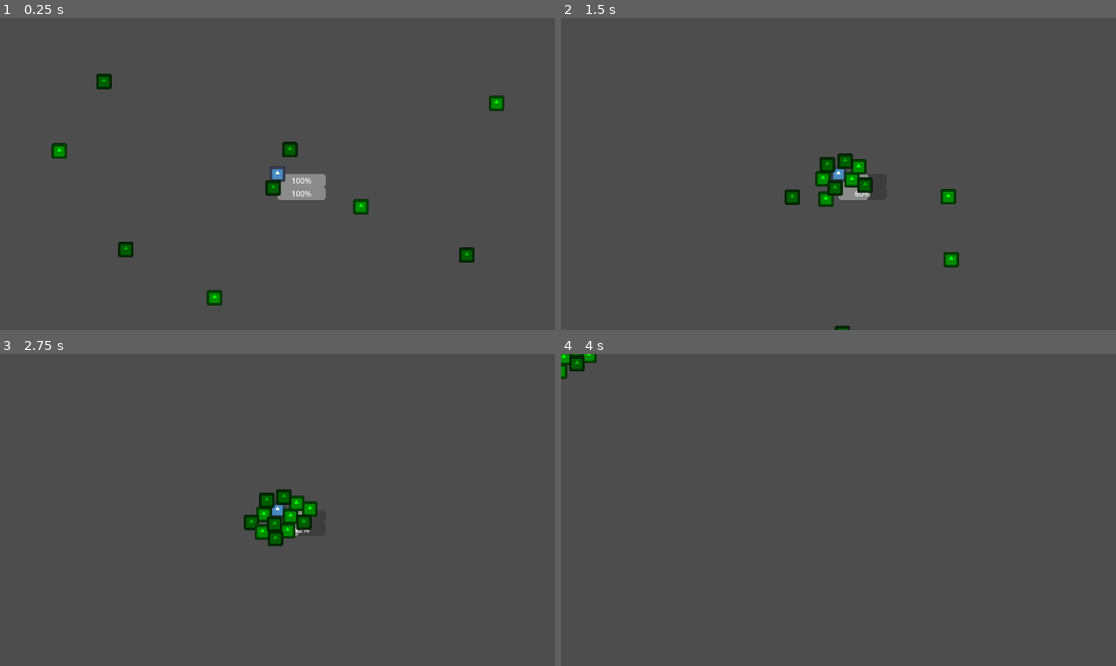
Above: before the commit, frames 1-4 (two rows, left to right).
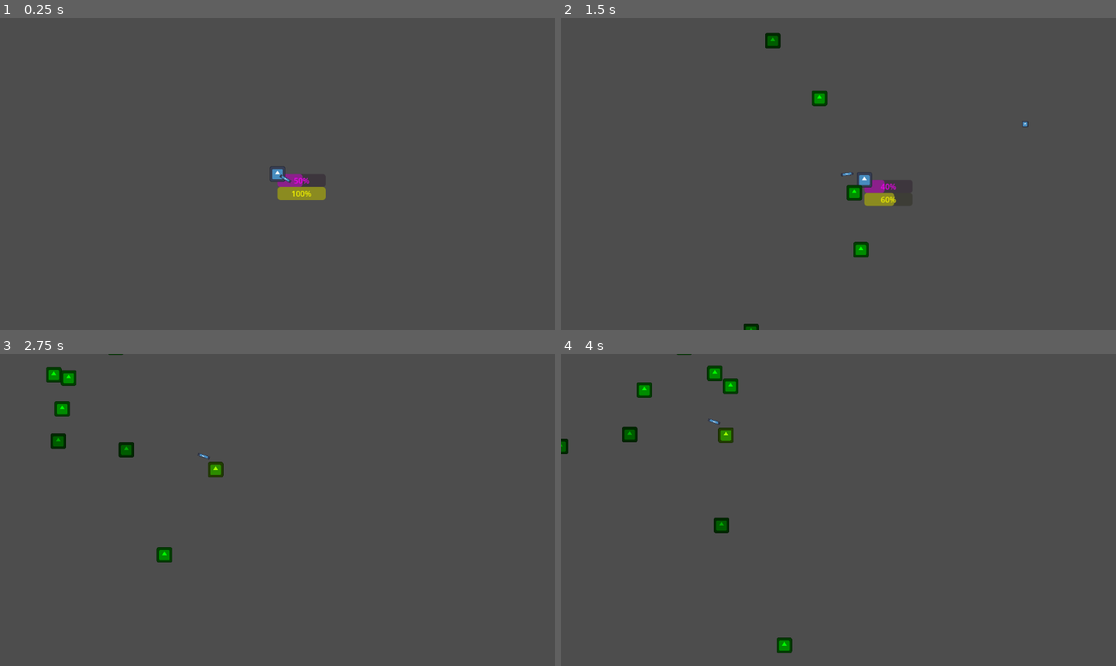
Above: after the commit, the same moments.

Repository: not-malware-exe/cse290r
Game: Godot game, scene res://world.tscn
Two runs of this game, one before a commit and one after it. Both use one fixed random seed, a clock stepped at 60 frames per second and the inputs below. The engine's default icon, where the game draws it, is replaced by a stand-in: a white triangle on a blue panel in a dark square.
Inputs (mouse positions are in pixels of both pictures, inside the frame that each line leads up to):
- Up to frame 1 (0.25 s): no input
- Up to frame 2 (1.5 s): move the mouse to (960, 158) at 0.52 s; hold D (Right) 0.53-1.28 s; tap Shift (Dash) at 0.6, 1.35 s; move the mouse to (727, 189) at 1.27 s; hold S (Down) from 1.28 s (still down)
- Up to frame 3 (2.75 s): move the mouse to (333, 441) at 2.02 s; release S (Down) at 2.03 s; hold D (Right) from 2.03 s (still down); tap Shift (Dash) at 2.1 s
- Up to frame 4 (4 s): move the mouse to (810, 572) at 2.77 s; release D (Right) at 2.78 s; hold W (Up) 2.78-3.53 s; tap Shift (Dash) at 2.85, 3.6 s; move the mouse to (1005, 556) at 3.52 s; hold A (Left) from 3.53 s (still down)

The runs differ from the first frame. In frame 1, 1.9% of the frame differs, in the area x 9-91%, y 17-93%; in frame 2, 2.5%; in frame 3, 2.6%, in the area x 8-58%, y 0-67%; in frame 4, 1.4%.
Error before the commit: Out of bounds get index '0' (on base: 'Array[Node]') (res://states/zombie_ai/zombie_ai.gd:22)

Commit message:
The best pasta ever!

Diff:
--- /dev/null
+++ b/zombie-shooter/Globals.gd
@@ -0,0 +1,2 @@
+extends Node
+var world : Node2D = null
--- /dev/null
+++ b/zombie-shooter/bullet.gd
@@ -0,0 +1,17 @@
+extends Node2D
+class_name Bullet
+
+@export var direction : Vector2 = Vector2.UP
+@export var damage : float =  50
+
+func _process(delta: float) -> void:
+	position += direction * 1000.0 * delta
+
+func _on_area_2d_body_entered(body: Node2D) -> void:
+	queue_free()
+	if body is Character:
+		body.damage(damage)
+
+
+func _on_despawn_timer_timeout() -> void:
+	queue_free()
--- /dev/null
+++ b/zombie-shooter/bullet.tscn
@@ -0,0 +1,28 @@
+[gd_scene load_steps=4 format=3 uid="uid://bnn21o1crhbt2"]
+
+[ext_resource type="Script" uid="uid://ck8olmcvcfhhp" path="res://bullet.gd" id="1_v7oki"]
+[ext_resource type="Texture2D" uid="uid://detrigj2ejk0n" path="res://icon.svg" id="2_v8qja"]
+
+[sub_resource type="CircleShape2D" id="CircleShape2D_v8qja"]
+radius = 5.0
+
+[node name="Bullet" type="Node2D"]
+script = ExtResource("1_v7oki")
+
+[node name="Area2D" type="Area2D" parent="."]
+monitorable = false
+
+[node name="CollisionShape2D" type="CollisionShape2D" parent="Area2D"]
+shape = SubResource("CircleShape2D_v8qja")
+
+[node name="Icon" type="Sprite2D" parent="Area2D"]
+scale = Vector2(0.1, 0.1)
+texture = ExtResource("2_v8qja")
+
+[node name="DespawnTimer" type="Timer" parent="."]
+wait_time = 10.0
+one_shot = true
+autostart = true
+
+[connection signal="body_entered" from="Area2D" to="." method="_on_area_2d_body_entered"]
+[connection signal="timeout" from="DespawnTimer" to="." method="_on_despawn_timer_timeout"]
--- a/zombie-shooter/character_scenes/character.gd
+++ b/zombie-shooter/character_scenes/character.gd
@@ -41,4 +41,4 @@
 	print(health)
 	if health <= 0:
 		queue_free()
-		print("deadaa")
+		print("dead")
--- a/zombie-shooter/character_scenes/player_character.gd
+++ b/zombie-shooter/character_scenes/player_character.gd
@@ -1,6 +1,7 @@
 extends Character
 
 @export var dash_module : DashModule = null
+@export var gun : Gun = null
 
 func _process(delta : float):
 	super(delta)
@@ -8,3 +9,5 @@
 	var direction : Vector2 = Input.get_vector("Left","Right","Up","Down")
 	impulse = acceleration * direction * delta
 	if Input.is_action_just_pressed("Dash"): dash_module.attempt_dash(direction)
+	health += delta / 10.0
+	gun.activate(get_global_mouse_position())
--- a/zombie-shooter/character_scenes/player_character.tscn
+++ b/zombie-shooter/character_scenes/player_character.tscn
@@ -1,17 +1,19 @@
-[gd_scene load_steps=6 format=3 uid="uid://d8jc4oy7yg2l"]
+[gd_scene load_steps=7 format=3 uid="uid://d8jc4oy7yg2l"]
 
 [ext_resource type="Script" uid="uid://dxmk5gooq55et" path="res://character_scenes/player_character.gd" id="1_02ohv"]
 [ext_resource type="Texture2D" uid="uid://detrigj2ejk0n" path="res://icon.svg" id="2_5up26"]
 [ext_resource type="Script" uid="uid://rqtawah201qv" path="res://dash_module.gd" id="3_4akcp"]
 [ext_resource type="PackedScene" uid="uid://dvds5ipt0rlop" path="res://vitality_ui.tscn" id="4_wkojq"]
+[ext_resource type="PackedScene" uid="uid://dg6whae0solwt" path="res://gun.tscn" id="5_w3kg5"]
 
 [sub_resource type="CircleShape2D" id="CircleShape2D_02ohv"]
 radius = 15.0
 
-[node name="PlayerCharacter" type="CharacterBody2D" node_paths=PackedStringArray("dash_module") groups=["Player"]]
+[node name="PlayerCharacter" type="CharacterBody2D" node_paths=PackedStringArray("dash_module", "gun") groups=["Player"]]
 motion_mode = 1
 script = ExtResource("1_02ohv")
 dash_module = NodePath("DashModule")
+gun = NodePath("Gun")
 metadata/_custom_type_script = "uid://cw5ccrtse1g6y"
 
 [node name="CollisionShape2D" type="CollisionShape2D" parent="."]
@@ -33,3 +35,5 @@
 
 [node name="DashTimer" type="Timer" parent="DashModule"]
 wait_time = 0.5
+
+[node name="Gun" parent="." instance=ExtResource("5_w3kg5")]
--- /dev/null
+++ b/zombie-shooter/character_scenes/zombies/gunner.gd
@@ -0,0 +1,16 @@
+extends ZombieAI
+class_name GunnerAI
+
+@export var gun : Gun = null
+
+func do_state(delta: float) -> void:
+	super(delta)
+	if zombie == null: return
+	if target == null: return
+
+	var distance_from_target = (target.global_position - zombie.global_position).length()
+	if distance_from_target < 300:
+		zombie.acceleration = -((250 - distance_from_target) * 2)
+		gun.activate(target.global_position)
+	else:
+		zombie.acceleration = 500
--- /dev/null
+++ b/zombie-shooter/character_scenes/zombies/gunner.tscn
@@ -0,0 +1,34 @@
+[gd_scene load_steps=7 format=3 uid="uid://c4xmdv15ix3fw"]
+
+[ext_resource type="Script" uid="uid://cw5ccrtse1g6y" path="res://character_scenes/character.gd" id="1_1ya5a"]
+[ext_resource type="Script" uid="uid://c37dn036we0bk" path="res://character_scenes/zombies/gunner.gd" id="1_7tf3r"]
+[ext_resource type="Texture2D" uid="uid://detrigj2ejk0n" path="res://icon.svg" id="2_7tf3r"]
+[ext_resource type="PackedScene" uid="uid://bjjy5evprjiks" path="res://weapons/claws.tscn" id="5_m4eh1"]
+[ext_resource type="PackedScene" uid="uid://dg6whae0solwt" path="res://gun.tscn" id="6_dilpp"]
+
+[sub_resource type="CircleShape2D" id="CircleShape2D_eseir"]
+radius = 15.0
+
+[node name="Zombie" type="CharacterBody2D" groups=["Zombie"]]
+motion_mode = 1
+script = ExtResource("1_1ya5a")
+metadata/_custom_type_script = "uid://cw5ccrtse1g6y"
+
+[node name="CollisionShape2D" type="CollisionShape2D" parent="."]
+shape = SubResource("CircleShape2D_eseir")
+
+[node name="Sprite2D" type="Sprite2D" parent="."]
+modulate = Color(0.61960787, 1, 0, 1)
+scale = Vector2(0.25, 0.25)
+texture = ExtResource("2_7tf3r")
+
+[node name="Claws" parent="." instance=ExtResource("5_m4eh1")]
+
+[node name="Gun" parent="." instance=ExtResource("6_dilpp")]
+
+[node name="GunnerAI" type="Node" parent="." node_paths=PackedStringArray("gun", "claw")]
+script = ExtResource("1_7tf3r")
+gun = NodePath("../Gun")
+claw = NodePath("../Claws")
+enter_on_set_up = true
+metadata/_custom_type_script = "uid://c37dn036we0bk"
--- a/zombie-shooter/character_scenes/zombies/leaper.tscn
+++ b/zombie-shooter/character_scenes/zombies/leaper.tscn
@@ -22,9 +22,10 @@
 scale = Vector2(0.25, 0.25)
 texture = ExtResource("2_kdmq8")
 
-[node name="LeaperAI" type="Node" parent="." node_paths=PackedStringArray("dash_module")]
+[node name="LeaperAI" type="Node" parent="." node_paths=PackedStringArray("dash_module", "claw")]
 script = ExtResource("3_osos2")
 dash_module = NodePath("../DashModule")
+claw = NodePath("../Claws")
 enter_on_set_up = true
 metadata/_custom_type_script = "uid://bv20qxjmj1mer"
 
--- a/zombie-shooter/character_scenes/zombies/zombie.gd
+++ b/zombie-shooter/character_scenes/zombies/zombie.gd
@@ -1,24 +1,25 @@
-extends Character
-
-var chase_type : int = 1
-
-
-func _process(delta: float) -> void:
-	super(delta)
-	var direction : Vector2 = Vector2.ZERO
-	match chase_type:
-		1:
-			direction = (target_player.global_position - global_position).normalized()
-
-		2:
-			direction = ((target_player.global_position + target_player.velocity + target_player.impulse*target_player.impulse) - global_position).normalized()
-		3:
-			direction = ((target_player.global_position + target_player.impulse*target_player.impulse) - global_position).normalized()
-		4:
-			direction = ((target_player.global_position + target_player.velocity + target_player.impulse*target_player.impulse) - global_position).normalized()
-	impulse = acceleration * direction * delta
-
-	super(delta)
-	velocity += impulse
-	var distance_from_target = (target_player.global_position - global_position).length()
-	if distance_from_target < 250 && distance_from_target > 40: dash_module.attempt_dash(direction)
+#extends Character
+#
+#var chase_type : int = 1
+#
+#
+#func _process(delta: float) -> void:
+	#super(delta)
+	#var direction : Vector2 = Vector2.ZERO
+	#match chase_type:
+		#1:
+			#direction = (target_player.global_position - global_position).normalized()
+			#
+		#2:
+			#direction = ((target_player.global_position + target_player.velocity + target_player.impulse*target_player.impulse) - global_position).normalized()
+		#3:
+			#direction = ((target_player.global_position + target_player.impulse*target_player.impulse) - global_position).normalized()
+		#4:
+			#direction = ((target_player.global_position + target_player.velocity + target_player.impulse*target_player.impulse) - global_position).normalized()
+	#impulse = acceleration * direction * delta
+	#
+	#super(delta)
+	#velocity += impulse
+	#var distance_from_target = (target_player.global_position - global_position).length()
+	#if distance_from_target < 250 && distance_from_target > 40: dash_module.attempt_dash(direction)
+	#
--- a/zombie-shooter/character_scenes/zombies/zombie.tscn
+++ b/zombie-shooter/character_scenes/zombies/zombie.tscn
@@ -1,8 +1,7 @@
-[gd_scene load_steps=7 format=3 uid="uid://ccy7kgichnmy4"]
+[gd_scene load_steps=6 format=3 uid="uid://ccy7kgichnmy4"]
 
 [ext_resource type="Script" uid="uid://cw5ccrtse1g6y" path="res://character_scenes/character.gd" id="1_eseir"]
 [ext_resource type="Texture2D" uid="uid://detrigj2ejk0n" path="res://icon.svg" id="2_jmu02"]
-[ext_resource type="Script" uid="uid://rqtawah201qv" path="res://dash_module.gd" id="3_jmu02"]
 [ext_resource type="Script" uid="uid://4n7gxb7je7a8" path="res://states/zombie_ai/zombie_ai.gd" id="4_eseir"]
 [ext_resource type="PackedScene" uid="uid://bjjy5evprjiks" path="res://weapons/claws.tscn" id="5_28uo6"]
 
@@ -13,10 +12,6 @@
 motion_mode = 1
 script = ExtResource("1_eseir")
 acceleration = 480.0
-drag = null
-friction = null
-energy = null
-health = null
 metadata/_custom_type_script = "uid://cw5ccrtse1g6y"
 
 [node name="CollisionShape2D" type="CollisionShape2D" parent="."]
@@ -27,17 +22,10 @@
 scale = Vector2(0.25, 0.25)
 texture = ExtResource("2_jmu02")
 
-[node name="ZombieAI" type="Node" parent="."]
+[node name="ZombieAI" type="Node" parent="." node_paths=PackedStringArray("claw")]
 script = ExtResource("4_eseir")
+claw = NodePath("../Claws")
 enter_on_set_up = true
-
-[node name="DashModule" type="Node" parent="." node_paths=PackedStringArray("dash_timer")]
-script = ExtResource("3_jmu02")
-dash_impulse = 480.0
-dash_timer = NodePath("DashTimer")
-dash_energy_cost = 0.0
-
-[node name="DashTimer" type="Timer" parent="DashModule"]
-wait_time = 2.0
+delay_time = null
 
 [node name="Claws" parent="." instance=ExtResource("5_28uo6")]
--- /dev/null
+++ b/zombie-shooter/gun.gd
@@ -0,0 +1,33 @@
+extends Node2D
+class_name Gun
+
+@export var bullet_scene : PackedScene = null
+@onready var gun_pivot : Node2D = $GunPivot
+@onready var gun_opening : Node2D = $GunPivot/GunOpening
+@onready var cooldown_timer : Timer = $CooldownTimer
+
+func _ready():
+	cooldown_timer.timeout.connect(cooldown_timeout)
+
+var cooling_down : bool = false
+func activate(target_position : Vector2):
+
+	look_at(target_position)
+	gun_pivot.look_at(target_position)
+	if cooling_down: return
+	cooling_down = true
+	cooldown_timer.start()
+	fire_bullet((target_position - gun_pivot.global_position).normalized())
+
+
+func fire_bullet(direction : Vector2):
+
+	var new_bullet : Bullet = bullet_scene.instantiate()
+	Globals.world.add_child(new_bullet)
+	new_bullet.global_position = gun_opening.global_position
+	new_bullet.direction = direction
+
+
+func cooldown_timeout() -> void:
+
+	cooling_down = false
--- /dev/null
+++ b/zombie-shooter/gun.tscn
@@ -0,0 +1,23 @@
+[gd_scene load_steps=4 format=3 uid="uid://dg6whae0solwt"]
+
+[ext_resource type="Script" uid="uid://dmlrtw3ykt5gg" path="res://gun.gd" id="1_dk5gl"]
+[ext_resource type="PackedScene" uid="uid://bnn21o1crhbt2" path="res://bullet.tscn" id="2_8iju2"]
+[ext_resource type="Texture2D" uid="uid://detrigj2ejk0n" path="res://icon.svg" id="2_kw0bs"]
+
+[node name="Gun" type="Node2D"]
+script = ExtResource("1_dk5gl")
+bullet_scene = ExtResource("2_8iju2")
+
+[node name="GunPivot" type="Node2D" parent="."]
+position = Vector2(25, 15)
+
+[node name="GunOpening" type="Node2D" parent="GunPivot"]
+position = Vector2(20, 0)
+
+[node name="Icon" type="Sprite2D" parent="GunPivot"]
+position = Vector2(10, 0)
+scale = Vector2(0.2, 0.05)
+texture = ExtResource("2_kw0bs")
+
+[node name="CooldownTimer" type="Timer" parent="."]
+wait_time = 0.5
--- a/zombie-shooter/project.godot
+++ b/zombie-shooter/project.godot
@@ -14,6 +14,10 @@
 run/main_scene="uid://b10usvvs45tn6"
 config/features=PackedStringArray("4.5", "Forward Plus")
 config/icon="res://icon.svg"
+
+[autoload]
+
+Globals="*res://Globals.gd"
 
 [global_group]
 
--- a/zombie-shooter/states/zombie_ai/leaper_ai.gd
+++ b/zombie-shooter/states/zombie_ai/leaper_ai.gd
@@ -6,7 +6,8 @@
 func do_state(delta: float) -> void:
 	super(delta)
 	if zombie == null: return
+	if target == null: return
 
-	var direction = ((target.global_position) - zombie.global_position).normalized()
+	var direction = ((target.global_position + target.velocity) - zombie.global_position).normalized()
 	var distance_from_target = (target.global_position - zombie.global_position).length()
 	if distance_from_target < 250 && distance_from_target > 40: dash_module.attempt_dash(direction)
--- a/zombie-shooter/states/zombie_ai/zombie_ai.gd
+++ b/zombie-shooter/states/zombie_ai/zombie_ai.gd
@@ -10,13 +10,22 @@
 		zombie = entered_parent
 	else: return
 
+@export var claw : ClawWeapon = null
+
 var target : Character = null
 func do_state(delta: float) -> void:
 	if zombie == null: return
 
 	get_target()
+	if target == null: return
 	var direction = ((target.global_position) - zombie.global_position).normalized()
 	zombie.impulse += zombie.acceleration * direction * delta
 
+	var distance_from_target = (target.global_position - zombie.global_position).length()
+	if distance_from_target < 100: claw.activate(target.global_position)
+
+
 func get_target():
-	target = get_tree().get_nodes_in_group("Player")[0]
+	var possible_targets = get_tree().get_nodes_in_group("Player")
+	if possible_targets.size() == 0: return
+	target = possible_targets[0]
--- a/zombie-shooter/vitality_ui.tscn
+++ b/zombie-shooter/vitality_ui.tscn
@@ -12,6 +12,7 @@
 script = ExtResource("1_th4nw")
 
 [node name="HealthBar" type="ProgressBar" parent="."]
+modulate = Color(1, 0, 1, 1)
 layout_mode = 0
 offset_right = 100.0
 offset_bottom = 27.0
@@ -19,6 +20,7 @@
 value = 100.0
 
 [node name="EnergyBar" type="ProgressBar" parent="."]
+modulate = Color(1, 1, 0, 1)
 layout_mode = 0
 offset_top = 27.0
 offset_right = 100.0
--- a/zombie-shooter/weapons/claws.gd
+++ b/zombie-shooter/weapons/claws.gd
@@ -1,12 +1,40 @@
 extends Node2D
+class_name ClawWeapon
 
-#func activate(direction : Area2D):
-	#
-	#
-	#
+@onready var area : Area2D = $Area2D
+@onready var swipe_timer : Timer = $SwipeTimer
+@onready var cooldown_timer : Timer = $CooldownTimer
+
+func _ready():
+	swipe_timer.timeout.connect(swipe_timeout)
+	cooldown_timer.timeout.connect(cooldown_timeout)
+
+var cooling_down : bool = false
+func activate(target_position : Vector2):
+	if cooling_down: return
+	cooling_down = true
+	look_at(target_position)
+	area.monitoring = true
+	area.visible = true
+	swipe_timer.start()
+	cooldown_timer.start()
+
 
 func _on_area_2d_body_entered(body: Node2D) -> void:
 
 	if body is Character:
 
 		body.damage(10)
+
+
+
+
+func swipe_timeout() -> void:
+
+	area.monitoring = false
+	area.visible = false
+
+
+func cooldown_timeout() -> void:
+
+	cooling_down = false
--- a/zombie-shooter/weapons/claws.tscn
+++ b/zombie-shooter/weapons/claws.tscn
@@ -1,15 +1,29 @@
-[gd_scene load_steps=2 format=3 uid="uid://bjjy5evprjiks"]
+[gd_scene load_steps=3 format=3 uid="uid://bjjy5evprjiks"]
 
 [ext_resource type="Script" uid="uid://bjh6fj8c7awpt" path="res://weapons/claws.gd" id="1_kcmad"]
+[ext_resource type="Texture2D" uid="uid://detrigj2ejk0n" path="res://icon.svg" id="2_kcmad"]
 
 [node name="Claws" type="Node2D"]
 script = ExtResource("1_kcmad")
 
 [node name="Area2D" type="Area2D" parent="."]
+visible = false
+monitoring = false
 monitorable = false
 
 [node name="CollisionPolygon2D" type="CollisionPolygon2D" parent="Area2D"]
-position = Vector2(0, -7)
+rotation = -1.5707964
 polygon = PackedVector2Array(33, 12, 27, 37, 0, 45, -27, 37, -33, 12, -20, 25, 0, 27, 20, 25)
 
+[node name="Icon" type="Sprite2D" parent="Area2D"]
+modulate = Color(1, 0, 0, 1)
+position = Vector2(35, 0)
+scale = Vector2(0.1, 0.5)
+texture = ExtResource("2_kcmad")
+
+[node name="SwipeTimer" type="Timer" parent="."]
+wait_time = 0.1
+
+[node name="CooldownTimer" type="Timer" parent="."]
+
 [connection signal="body_entered" from="Area2D" to="." method="_on_area_2d_body_entered"]
--- /dev/null
+++ b/zombie-shooter/world.gd
@@ -0,0 +1,6 @@
+extends Node2D
+
+
+# Called when the node enters the scene tree for the first time.
+func _ready() -> void:
+	Globals.world = self
--- a/zombie-shooter/world.tscn
+++ b/zombie-shooter/world.tscn
@@ -1,72 +1,63 @@
-[gd_scene load_steps=4 format=3 uid="uid://b10usvvs45tn6"]
+[gd_scene load_steps=6 format=3 uid="uid://b10usvvs45tn6"]
 
+[ext_resource type="Script" uid="uid://dkqn7xs6ev22b" path="res://world.gd" id="1_aqk2v"]
 [ext_resource type="PackedScene" uid="uid://d8jc4oy7yg2l" path="res://character_scenes/player_character.tscn" id="1_fj7yv"]
 [ext_resource type="PackedScene" uid="uid://ccy7kgichnmy4" path="res://character_scenes/zombies/zombie.tscn" id="2_tlwt5"]
 [ext_resource type="PackedScene" uid="uid://cj8pu66vhmgkh" path="res://character_scenes/zombies/leaper.tscn" id="3_tlwt5"]
+[ext_resource type="PackedScene" uid="uid://c4xmdv15ix3fw" path="res://character_scenes/zombies/gunner.tscn" id="5_036b0"]
 
 [node name="World" type="Node2D"]
+script = ExtResource("1_aqk2v")
 
 [node name="PlayerCharacter" parent="." instance=ExtResource("1_fj7yv")]
 position = Vector2(-4, -1)
 
 [node name="Zombie" parent="." instance=ExtResource("2_tlwt5")]
-position = Vector2(180, 71)
-drag = null
-energy = null
-health = null
+position = Vector2(1522, -448)
 
 [node name="Zombie2" parent="." instance=ExtResource("2_tlwt5")]
-position = Vector2(-471, -50)
+position = Vector2(-955, -76)
 acceleration = 600.0
-drag = null
-energy = null
-health = null
 
 [node name="Zombie3" parent="." instance=ExtResource("2_tlwt5")]
-position = Vector2(469, -154)
+position = Vector2(471, -643)
 acceleration = 800.0
-drag = null
-energy = null
-health = null
 
 [node name="Zombie4" parent="." instance=ExtResource("3_tlwt5")]
-position = Vector2(70, -147)
+position = Vector2(72, -636)
 acceleration = 500.0
 
 [node name="Zombie5" parent="." instance=ExtResource("3_tlwt5")]
-position = Vector2(-372, -197)
+position = Vector2(-370, -686)
 
 [node name="Zombie6" parent="." instance=ExtResource("3_tlwt5")]
-position = Vector2(-323, 158)
+position = Vector2(-807, 132)
 acceleration = 200.0
 
 [node name="Zombie7" parent="." instance=ExtResource("2_tlwt5")]
 position = Vector2(510, 390)
-drag = null
-energy = null
-health = null
 
 [node name="Zombie8" parent="." instance=ExtResource("2_tlwt5")]
-position = Vector2(-141, 269)
+position = Vector2(-771, 681)
 acceleration = 600.0
-drag = null
-energy = null
-health = null
 
 [node name="Zombie9" parent="." instance=ExtResource("2_tlwt5")]
 position = Vector2(799, 165)
 acceleration = 800.0
-drag = null
-energy = null
-health = null
 
 [node name="Zombie10" parent="." instance=ExtResource("3_tlwt5")]
-position = Vector2(400, 172)
+position = Vector2(1742, -347)
 acceleration = 500.0
 
 [node name="Zombie11" parent="." instance=ExtResource("3_tlwt5")]
-position = Vector2(-42, 122)
+position = Vector2(-672, 534)
 
 [node name="Zombie12" parent="." instance=ExtResource("3_tlwt5")]
 position = Vector2(7, 477)
 acceleration = 200.0
+
+[node name="Zombie13" parent="." instance=ExtResource("5_036b0")]
+position = Vector2(1141, 749)
+
+[node name="Zombie14" parent="." instance=ExtResource("5_036b0")]
+position = Vector2(-926, -934)
Not shown, added: zombie-shooter/Globals.gd.uid
Not shown, added: zombie-shooter/bullet.gd.uid
Not shown, added: zombie-shooter/character_scenes/zombies/gunner.gd.uid
Not shown, added: zombie-shooter/gun.gd.uid
Not shown, added: zombie-shooter/world.gd.uid
